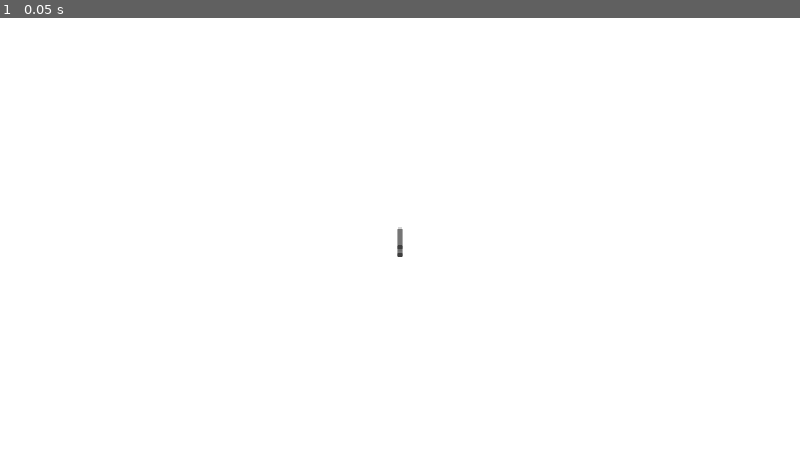
Above: before the commit, frame 1.
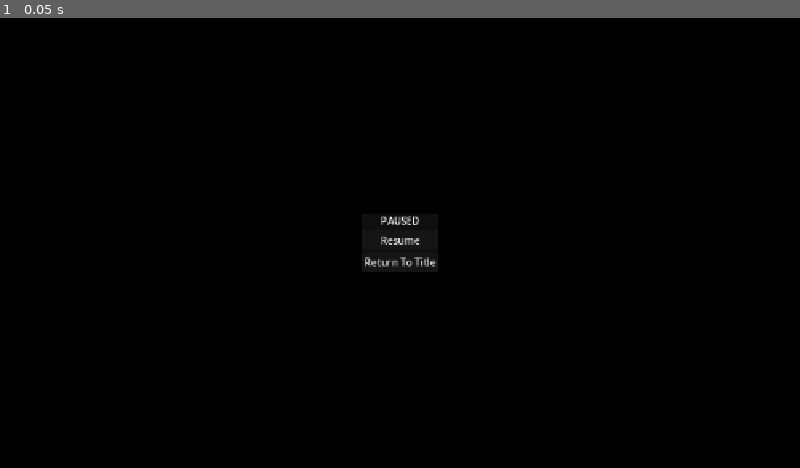
Above: after the commit, the same moment.

Repository: ryanh6/cardChess
Game: Godot game, scene res://scenes/screens/pauseScreen.tscn
The game is run twice, just before and just after one commit, with the same random seed, the same clock (stepped at 60 frames per second) and the same inputs. The project has no main scene, so this scene is started directly.
Inputs:
- Up to frame 1 (0.05 s): no input

The runs differ from the first frame. In frame 1, 100% of the frame differs, in the area x 0-100%, y 0-100%.
Error in both runs: Invalid access to property or key 'pressed' on a base object of type 'null instance'. (res://scripts/interface/pauseScreen.gd:11)

Commit message:
finished the game board logic
finished the last function of the game board file for now

Diff:
--- a/scenes/components/player.tscn
+++ b/scenes/components/player.tscn
@@ -9,5 +9,5 @@
 
 [node name="Name" type="Label" parent="." unique_id=644787706]
 layout_mode = 2
-text = "HELLO THERE"
+text = "PLAYER"
 horizontal_alignment = 1
--- a/scenes/screens/gameScreen.tscn
+++ b/scenes/screens/gameScreen.tscn
@@ -39,15 +39,16 @@
 
 [node name="Player1Column" type="VBoxContainer" parent="MainMargin/HBoxContainer" unique_id=523935376]
 layout_mode = 2
+size_flags_horizontal = 6
 alignment = 1
 
 [node name="Player" parent="MainMargin/HBoxContainer/Player1Column" unique_id=1400750966 instance=ExtResource("3_ug6w8")]
-custom_minimum_size = Vector2(200, 50)
+custom_minimum_size = Vector2(200, 200)
 layout_mode = 2
 
 [node name="BoardRow" type="CenterContainer" parent="MainMargin/HBoxContainer" unique_id=1007131083]
 layout_mode = 2
-size_flags_horizontal = 3
+size_flags_horizontal = 6
 size_flags_vertical = 3
 
 [node name="GameBoard" parent="MainMargin/HBoxContainer/BoardRow" unique_id=1255382976 instance=ExtResource("2_wdglq")]
@@ -56,8 +57,9 @@
 
 [node name="Player2Column" type="VBoxContainer" parent="MainMargin/HBoxContainer" unique_id=1999323621]
 layout_mode = 2
+size_flags_horizontal = 6
 alignment = 1
 
 [node name="Player2" parent="MainMargin/HBoxContainer/Player2Column" unique_id=506196259 instance=ExtResource("3_ug6w8")]
-custom_minimum_size = Vector2(200, 50)
+custom_minimum_size = Vector2(200, 200)
 layout_mode = 2
--- a/scenes/screens/pauseScreen.tscn
+++ b/scenes/screens/pauseScreen.tscn
@@ -15,6 +15,7 @@
 layout_mode = 0
 offset_right = 1280.0
 offset_bottom = 720.0
+color = Color(0, 0, 0, 1)
 
 [node name="Center" type="CenterContainer" parent="." unique_id=1775919701]
 layout_mode = 1
@@ -30,9 +31,13 @@
 
 [node name="Heading" type="Label" parent="Center/Panel/Menu" unique_id=1065032132]
 layout_mode = 2
+text = "PAUSED"
+horizontal_alignment = 1
 
 [node name="ResumeButton" type="Button" parent="Center/Panel/Menu" unique_id=1825479836]
 layout_mode = 2
+text = "Resume"
 
 [node name="ReturnToTitleButton" type="Button" parent="Center/Panel/Menu" unique_id=781756968]
 layout_mode = 2
+text = "Return To Title"
--- a/scripts/logic/gameBoard.gd
+++ b/scripts/logic/gameBoard.gd
@@ -42,5 +42,12 @@
 
 	return count
 
-func movePiece(from: Vector2i, to: Vector2i):
-	print("moving")
+func movePiece(fromLocation: Vector2i, toLocation: Vector2i):
+	var movingPiece: Piece = pieceAt(fromLocation)
+	var capturedPiece: Piece = pieceAt(toLocation)
+
+	if capturedPiece != null:
+		allPieces.erase(capturedPiece)
+
+	movingPiece.position = toLocation
+	return capturedPiece
